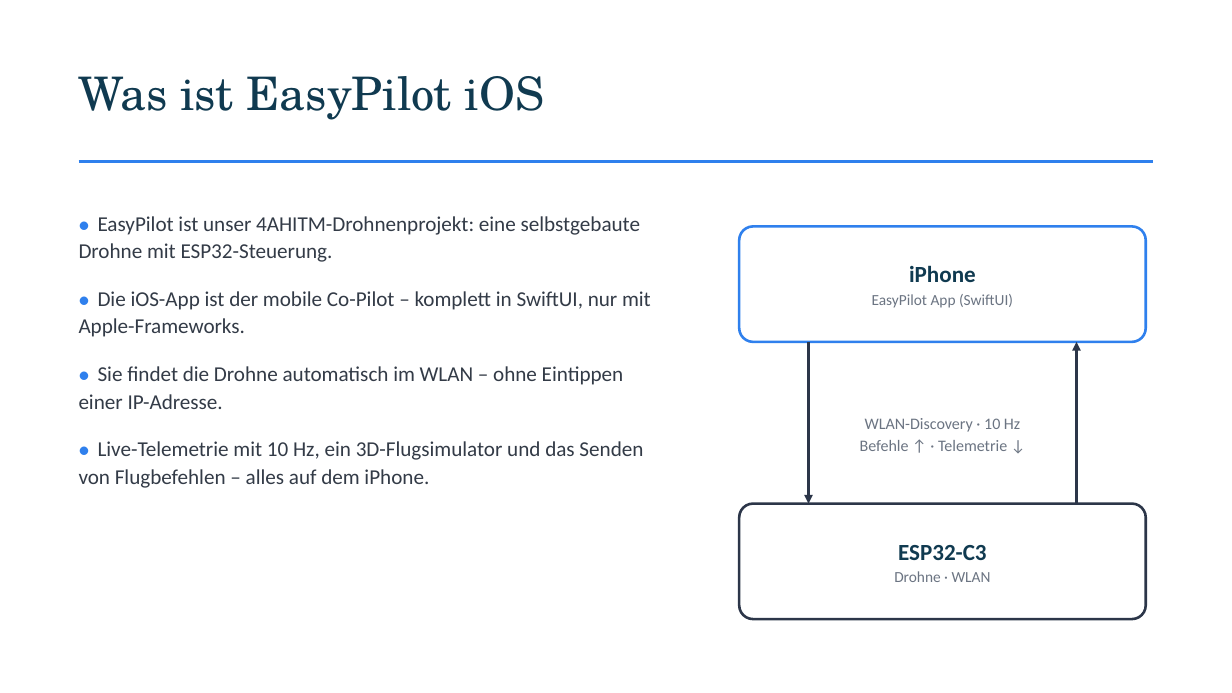
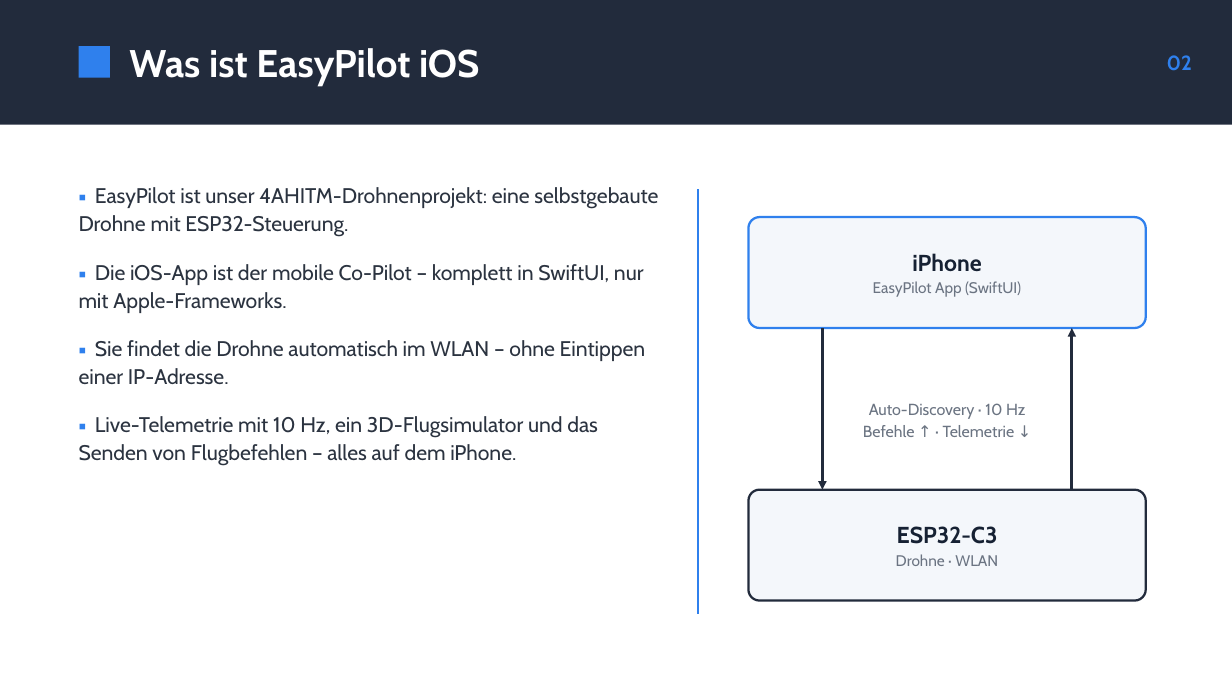
Before and after one commit to 2526-4ahitm-itp/2526-4ahitm-easypilot, a slide deck: slide 2 of docs/presentation-ios/EasyPilot-iOS.pptx. Drawn at 1232x693 pixels with LibreOffice and Linux fonts; fonts in the diff are those of the drawing. Boxes give left, top, right and bottom in pixels: in the first picture for what was removed or moved away, otherwise in the second. Text is boxed around its words. In the diff, an @@ line names an element or a change of style, - is before the commit and + after.

```diff
--- a/docs/presentation-ios/EasyPilot-iOS.pptx
+++ b/docs/presentation-ios/EasyPilot-iOS.pptx
@@ rectangle added at (0, 0, 1232, 125), fill #222B3C @@
@@ text "Was ist EasyPilot iOS": place and size @@
-text "Was ist EasyPilot iOS" at (79, 76, 545, 120)
+text "Was ist EasyPilot iOS" at (129, 48, 479, 87)
@@ text "Was ist EasyPilot iOS" at (129, 48, 479, 87): size 36 to 30 pt, font TeX Gyre Schola to Cabin, text colour #103A50 to #FFFFFF, bold on; vertical alignment top to middle @@
@@ rectangle added at (79, 46, 110, 78), fill #2F80ED @@
@@ text added at (1167, 55, 1192, 71), 16 pt, text #2F80ED, bold @@
+02
@@ line removed from (79, 162) to (1153, 162) @@
@@ text at (79, 187, 658, 466): text changed; font Calibri to Cabin; text colour #333B47 to #2B3340 @@
-● EasyPilot ist unser 4AHITM-Drohnenprojekt: eine selbstgebaute Drohne mit ESP32-Steuerung.
-● Die iOS-App ist der mobile Co-Pilot – komplett in SwiftUI, nur mit Apple-Frameworks.
-● Sie findet die Drohne automatisch im WLAN – ohne Eintippen einer IP-Adresse.
-● Live-Telemetrie mit 10 Hz, ein 3D-Flugsimulator und das Senden von Flugbefehlen – alles auf dem iPhone.
+▪ EasyPilot ist unser 4AHITM-Drohnenprojekt: eine selbstgebaute Drohne mit ESP32-Steuerung.
+▪ Die iOS-App ist der mobile Co-Pilot – komplett in SwiftUI, nur mit Apple-Frameworks.
+▪ Sie findet die Drohne automatisch im WLAN – ohne Eintippen einer IP-Adresse.
+▪ Live-Telemetrie mit 10 Hz, ein 3D-Flugsimulator und das Senden von Flugbefehlen – alles auf dem iPhone.
@@ line added from (698, 189) to (698, 615), #2F80ED 1.75 pt @@
@@ text "iPhone": place and size @@
-text "iPhone" at (872, 265, 1013, 308)
+text "iPhone" at (873, 253, 1021, 297)
@@ text "iPhone" at (873, 253, 1021, 297): font Calibri to Cabin; text colour #103A50 to #162133 in "iPhone" @@
@@ rounded rectangle: place and size @@
-rounded rectangle at (739, 226, 1146, 342)
+rounded rectangle at (749, 217, 1146, 328)
@@ rounded rectangle at (749, 217, 1146, 328): fill #FFFFFF to #F4F7FB; outline #2F80ED 2 pt to #2F80ED 1.75 pt; proportions changed @@
@@ arrow moved from (809, 342) - (809, 504) to (823, 328) - (823, 490) @@
@@ arrow (823, 328) - (823, 490): stroke #2C3649 2.25 pt to #222B3C 2.25 pt @@
@@ arrow moved from (1077, 504) - (1077, 342) to (1072, 490) - (1072, 328) @@
@@ arrow (1072, 490) - (1072, 328): stroke #2C3649 2.25 pt to #222B3C 2.25 pt @@
@@ text "Auto-Discovery · 10 Hz": place and size @@
-text "Auto-Discovery · 10 Hz" at (860, 418, 1020, 451)
+text "Auto-Discovery · 10 Hz" at (863, 403, 1025, 437)
@@ text at (869, 403, 1025, 419): text changed; font Calibri to Cabin @@
-WLAN-Discovery · 10 Hz
+Auto-Discovery · 10 Hz
@@ text at (863, 425, 1015, 437): font Calibri to Cabin in "Befehle ↑ · Telemetrie ↓" @@
@@ text "ESP32-C3": place and size @@
-text "ESP32-C3" at (894, 545, 991, 582)
+text "ESP32-C3" at (896, 526, 998, 566)
@@ text "ESP32-C3" at (896, 526, 998, 566): font Calibri to Cabin; text colour #103A50 to #162133 in "ESP32-C3" @@
@@ rounded rectangle: place and size @@
-rounded rectangle at (739, 504, 1146, 619)
+rounded rectangle at (749, 490, 1146, 601)
@@ rounded rectangle at (749, 490, 1146, 601): fill #FFFFFF to #F4F7FB; outline #2C3649 2 pt to #222B3C 1.75 pt; proportions changed @@
```
Also in this commit, not shown: 2 other slides changed, 1 slide added, 1 slide removed, 3 other files.
